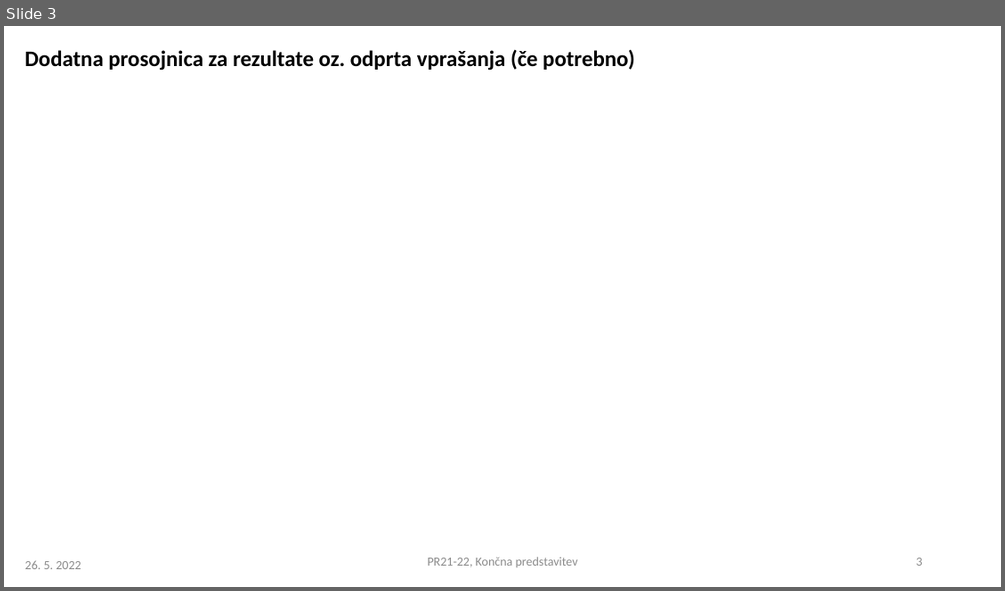
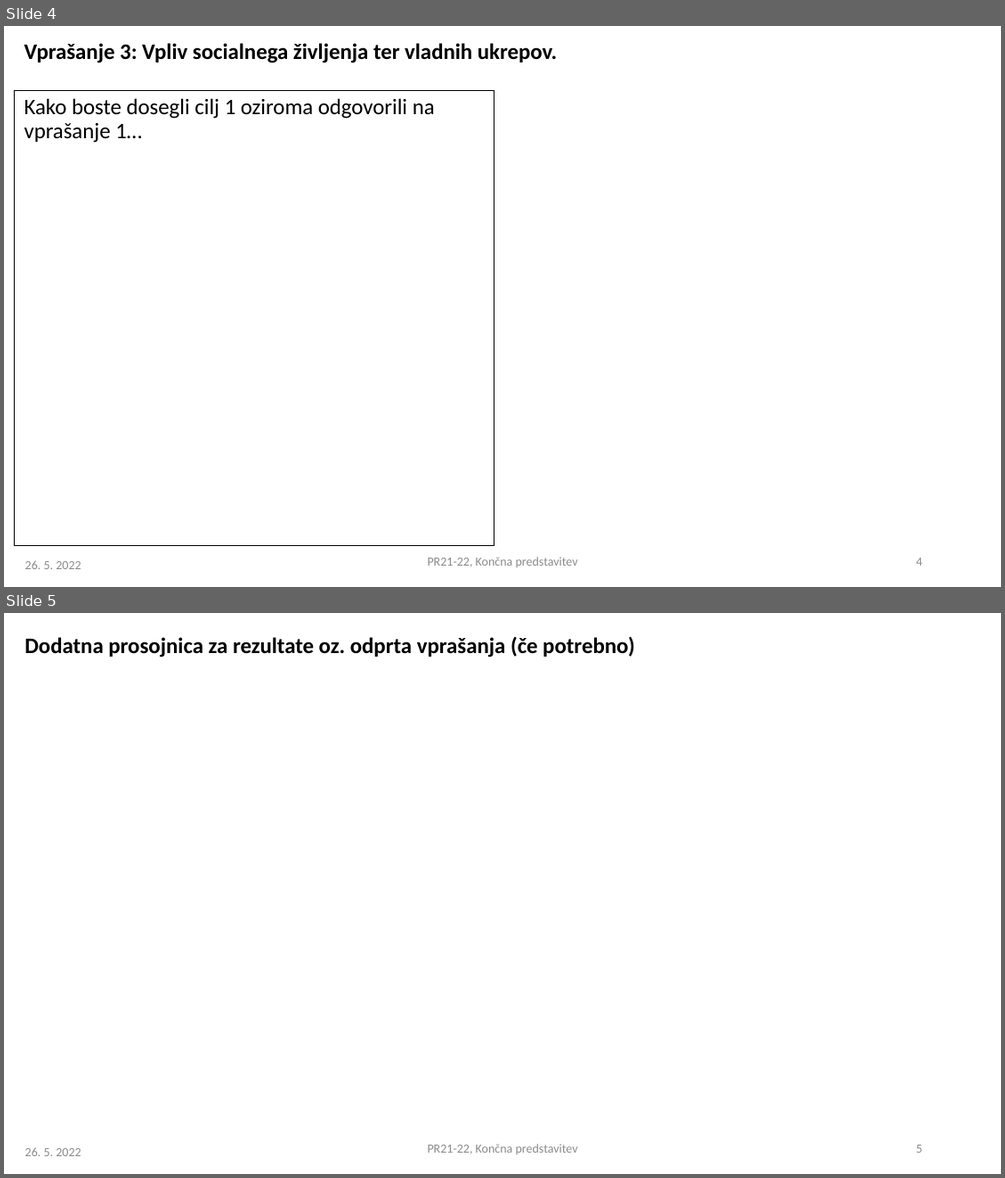
Before and after one commit to SerugaDavid/PR21DSZHMM, a slide deck: predstavitve/PR2021-22_koncna_01.pptx. Shown one above the other, each under a label of ours: slide 3 before the commit, slides 4 and 5 after it. The pictures are 1005x591 and 1005x1178 pixels, drawn with LibreOffice and Linux fonts; fonts in the diff are those of the drawing. Boxes give left, top, right and bottom in pixels: in the first picture for what was removed or moved away, otherwise in the second. Text is boxed around its words. In the diff, an @@ line names an element or a change of style, - is before the commit and + after.

Commit message:
koncna predstavitev

```diff
--- a/predstavitve/PR2021-22_koncna_01.pptx
+++ b/predstavitve/PR2021-22_koncna_01.pptx
@@ slide 4 added at [4,26,1001,587], background #FFFFFF @@
@@ text added at [24,43,557,63], 16 pt, text #000000, bold @@
+Vprašanje 3: Vpliv socialnega življenja ter vladnih ukrepov.
@@ text added at [14,90,494,546], outline #000000 0.75 pt, 16 pt, text #000000 @@
+Kako boste dosegli cilj 1 oziroma odgovorili na vprašanje 1…
@@ text added at [428,556,578,567], 9 pt, text #8C8C8C @@
+PR21-22, Končna predstavitev
@@ page number added at [916,557,922,565], 9 pt, text #8C8C8C @@
+4
@@ text added at [25,560,81,569], 9 pt, text #8C8C8C @@
+26. 5. 2022
@@ what was slide 3 is now slide 5 @@
@@ page number at [916,1144,922,1152]: text changed @@
-3
+5
```
Also in this commit, not shown: 2 slides changed, 1 other slide added, 2 other files.
